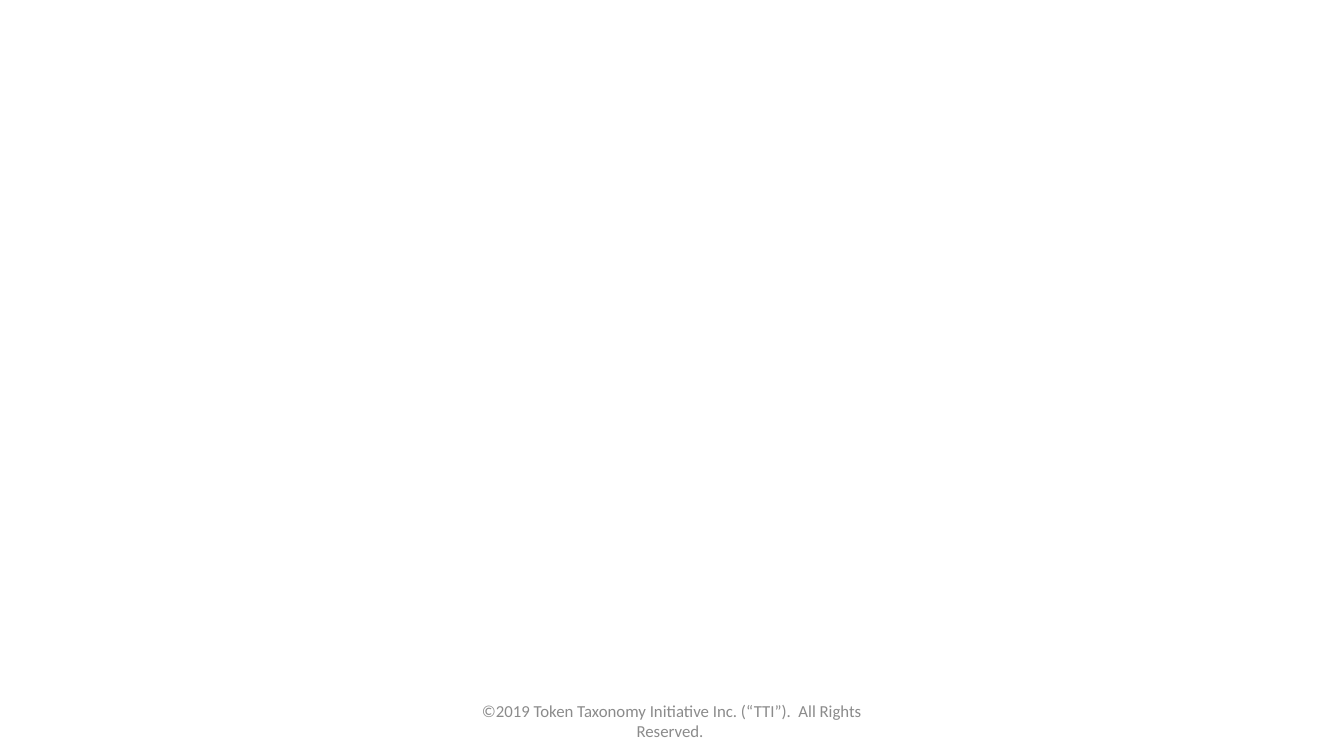
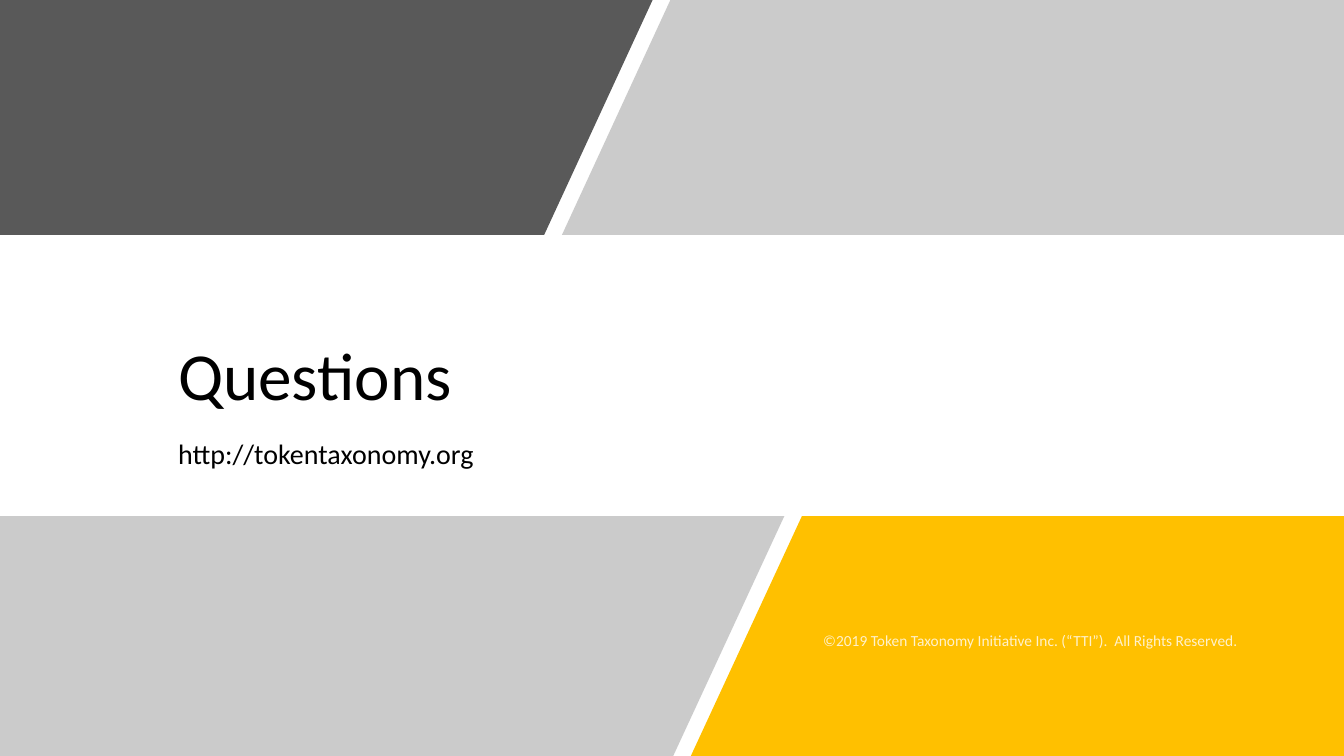
Before and after one commit to vipinsun/TokenTaxonomyFramework-pub, a slide deck: slide 25 of presentations/TTF-Presentation.pptx. Drawn at 1344x756 pixels with LibreOffice and Linux fonts; fonts in the diff are those of the drawing. Boxes give left, top, right and bottom in pixels: in the first picture for what was removed or moved away, otherwise in the second. Text is boxed around its words. In the diff, an @@ line names an element or a change of style, - is before the commit and + after.

```diff
--- a/presentations/TTF-Presentation.pptx
+++ b/presentations/TTF-Presentation.pptx
@@ freeform shape added at (0,0,652,235), fill #595959 @@
@@ freeform shape added at (563,0,1344,235), fill #7F7F7F at 40% opacity @@
@@ title added at (178,353,452,409), 48 pt, text #000000 @@
+Questions
@@ text added at (178,444,473,469), 20 pt, text #000000 @@
+http://tokentaxonomy.org
@@ freeform shape added at (0,516,784,756), fill #7F7F7F at 40% opacity @@
@@ freeform shape added at (679,516,1178,756), fill #FFFFFF @@
@@ freeform shape added at (691,516,1344,756), fill #FFC000 @@
@@ text "©2019 Token Taxonomy Initiative Inc. ...": place and size @@
-text "©2019 Token Taxonomy Initiative Inc. ..." at (482,705,862,737)
+text "©2019 Token Taxonomy Initiative Inc. ..." at (823,635,1237,649)
@@ text "©2019 Token Taxonomy Initiative Inc. ..." at (823,635,1237,649): size 12 to 11 pt, text colour #8C8C8C to #FFFFFF at 80% opacity; alignment centre to right; more space between paragraphs @@
```
Also in this commit, not shown: 3 other slides changed, 15 other files.
